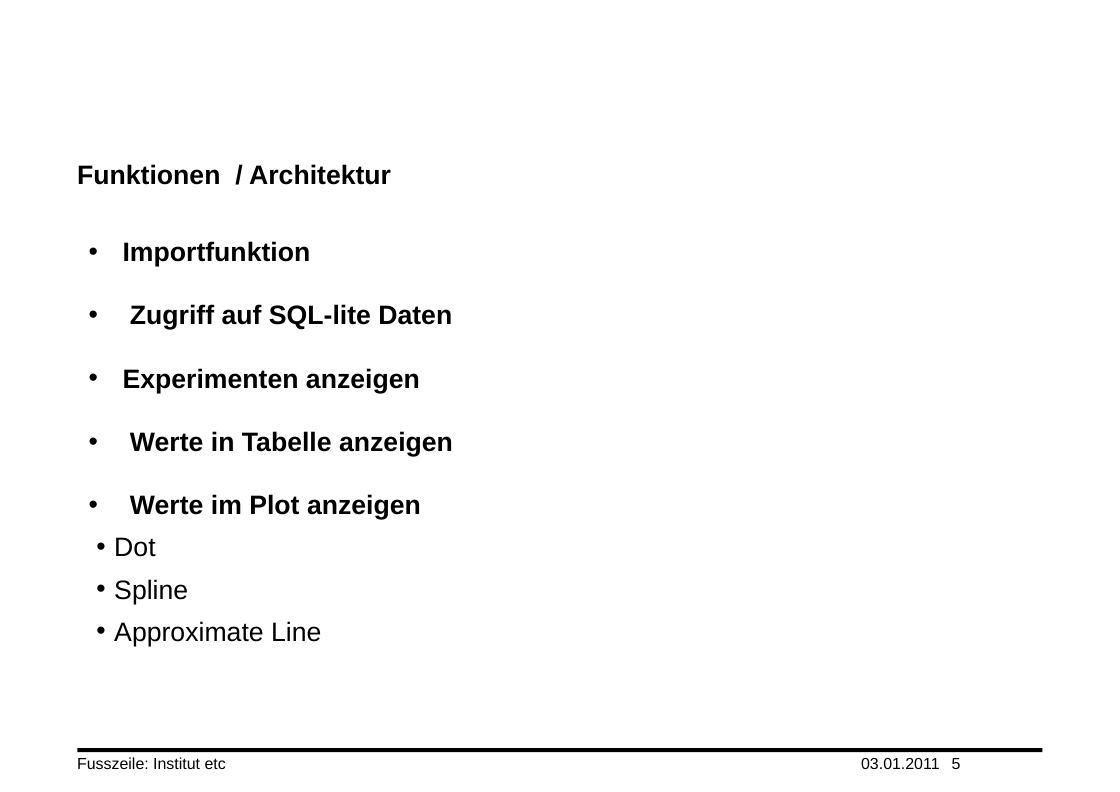
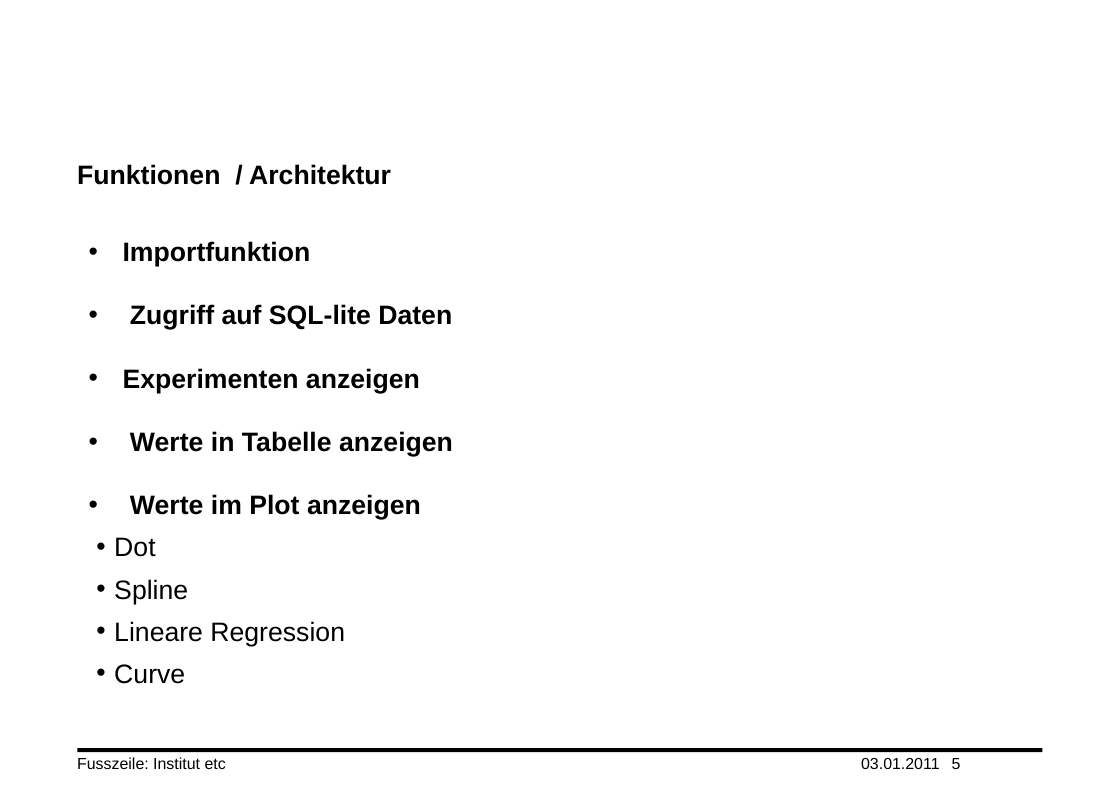
Before and after one commit to yuai/newtonscheaxiom, a slide deck: slide 5 of wiki/truong_xander.pptx. Drawn at 1120x792 pixels with LibreOffice and Linux fonts; fonts in the diff are those of the drawing; background and template pictures are left out. Boxes give left, top, right and bottom in pixels: in the first picture for what was removed or moved away, otherwise in the second. Text is boxed around its words. In the diff, an @@ line names an element or a change of style, - is before the commit and + after.

```diff
--- a/wiki/truong_xander.pptx
+++ b/wiki/truong_xander.pptx
@@ text at (x1=114, y1=621, x2=345, y2=684): text changed @@
-  • Approximate Line
+  • Lineare Regression
+  • Curve
```
